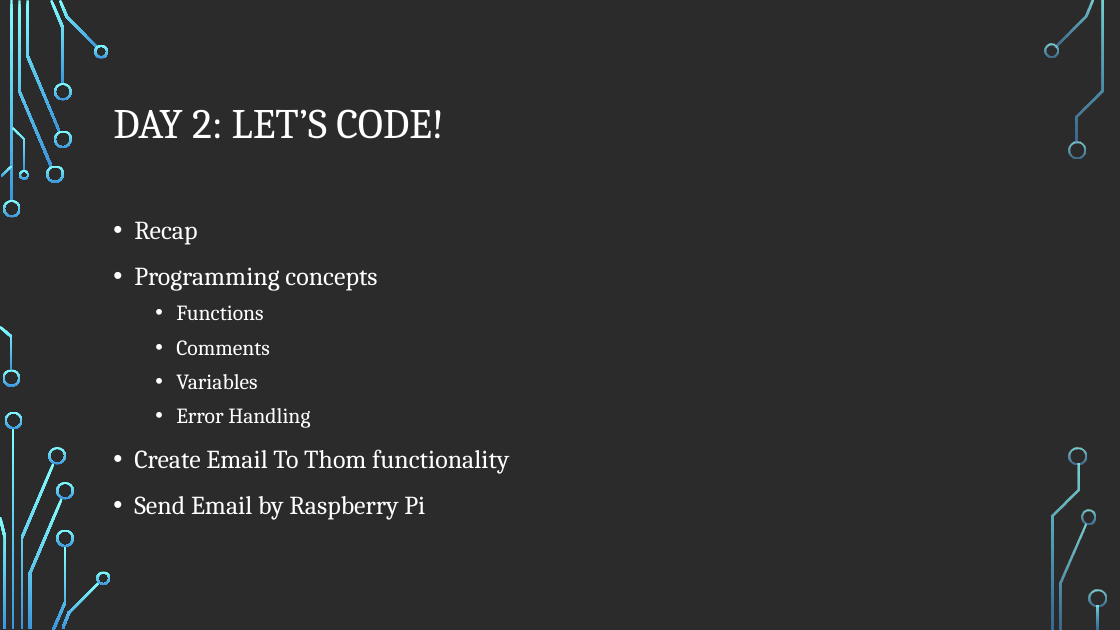
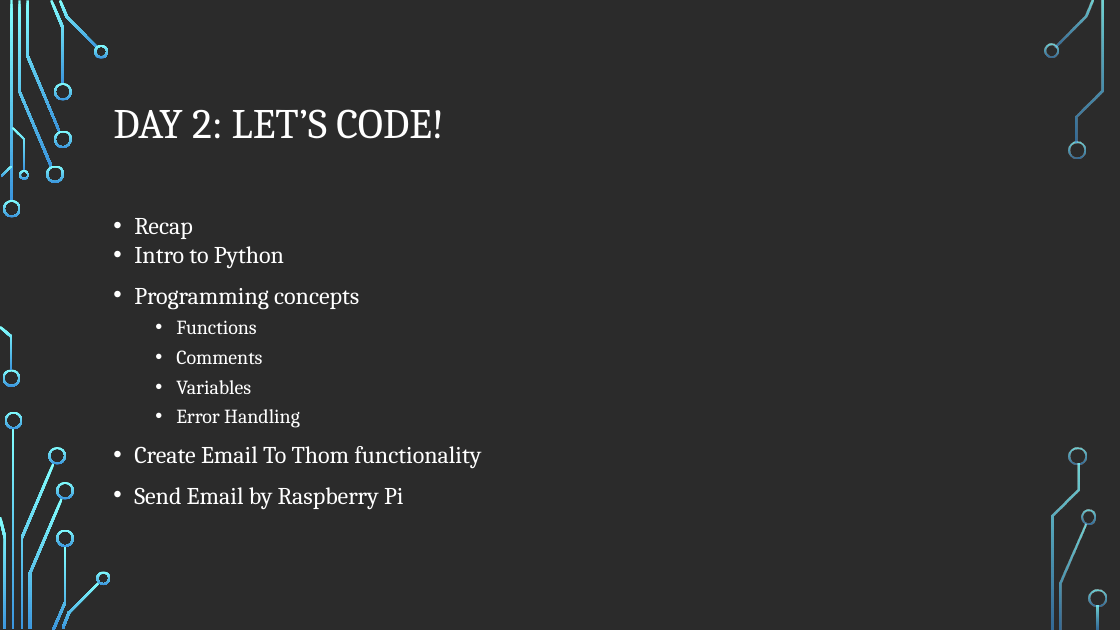
Before and after one commit to andrewjvelez/smap, a slide deck: slide 17 of docs/SMAP Materials Unbranded.pptx. Drawn at 1120x630 pixels with LibreOffice and Linux fonts; fonts in the diff are those of the drawing; background and template pictures are left out; a plain dark background stands for a picture behind light text. Boxes give left, top, right and bottom in pixels: in the first picture for what was removed or moved away, otherwise in the second. Text is boxed around its words. In the diff, an @@ line names an element or a change of style, - is before the commit and + after.

```diff
--- a/docs/SMAP Materials Unbranded.pptx
+++ b/docs/SMAP Materials Unbranded.pptx
@@ text at (x1=134, y1=218, x2=481, y2=509): size 22.2 to 20.5 pt in "Recap", "Programming concepts", "Create Email To Thom functionality", "Send Email by Raspberry Pi"; size 18.5 to 17.1 pt in "Functions", "Comments", "Variables", "Error Handling"; line spacing 1.1 to 1 @@
@@ text at (x1=134, y1=246, x2=284, y2=268): paragraph added @@
+• Intro to Python
```
Also in this commit, not shown: 1 other slide changed.
